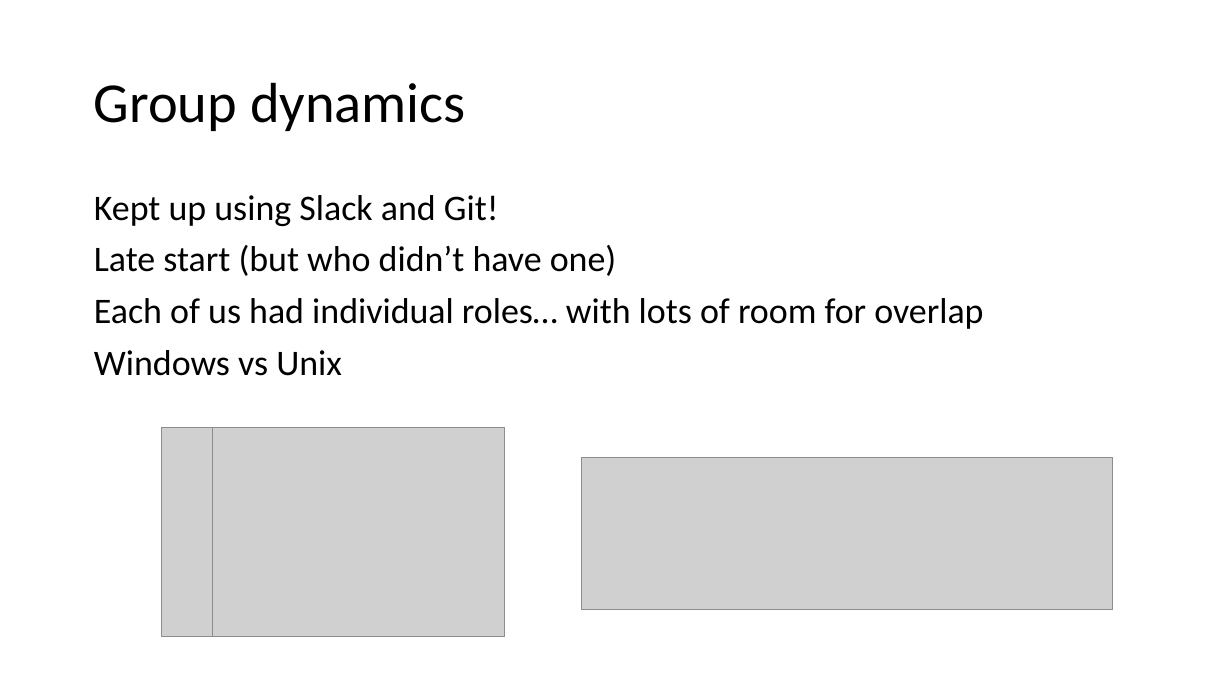
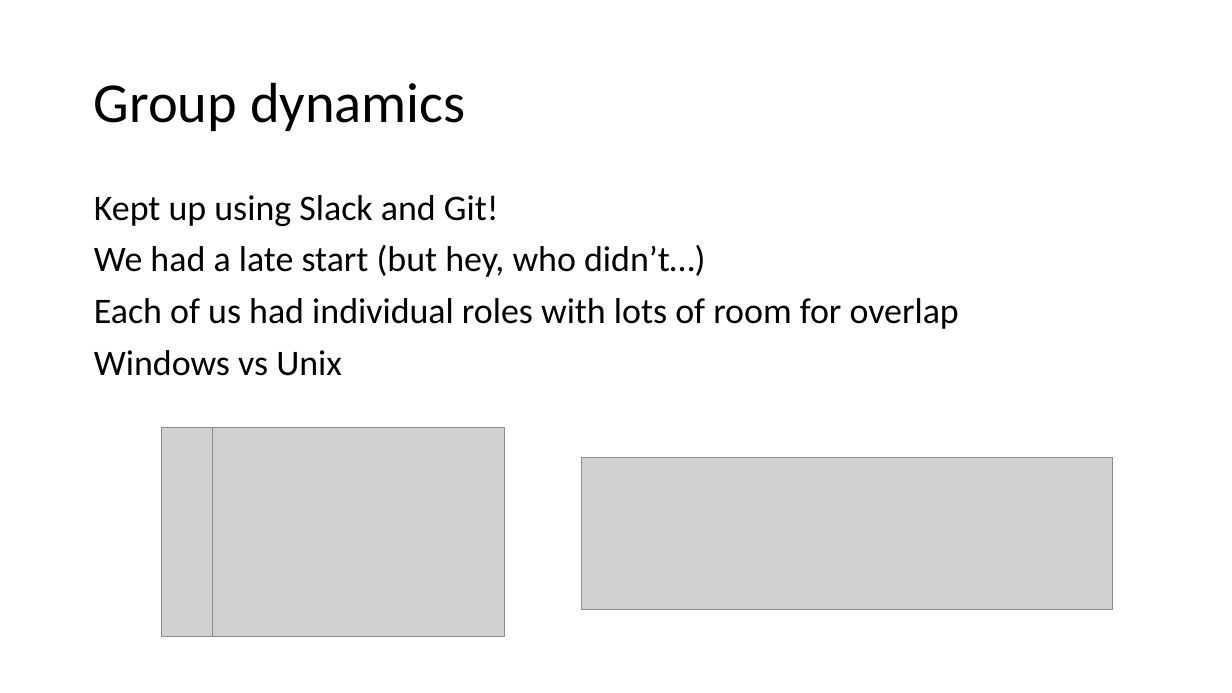
Before and after one commit to robertbastian/robin, a slide deck: slide 12 of presentation/group5_presentation.pptx. Drawn at 1232x693 pixels with LibreOffice and Linux fonts; fonts in the diff are those of the drawing; grey boxes stand for pictures. Boxes give left, top, right and bottom in pixels: in the first picture for what was removed or moved away, otherwise in the second. Text is boxed around its words. In the diff, an @@ line names an element or a change of style, - is before the commit and + after.

```diff
--- a/presentation/group5_presentation.pptx
+++ b/presentation/group5_presentation.pptx
@@ text at bbox=[94, 245, 959, 329]: text changed @@
-Late start (but who didn’t have one)
-Each of us had individual roles… with lots of room for overlap
+We had a late start (but hey, who didn’t…)
+Each of us had individual roles with lots of room for overlap
```
Also in this commit, not shown: 2 other slides changed.
